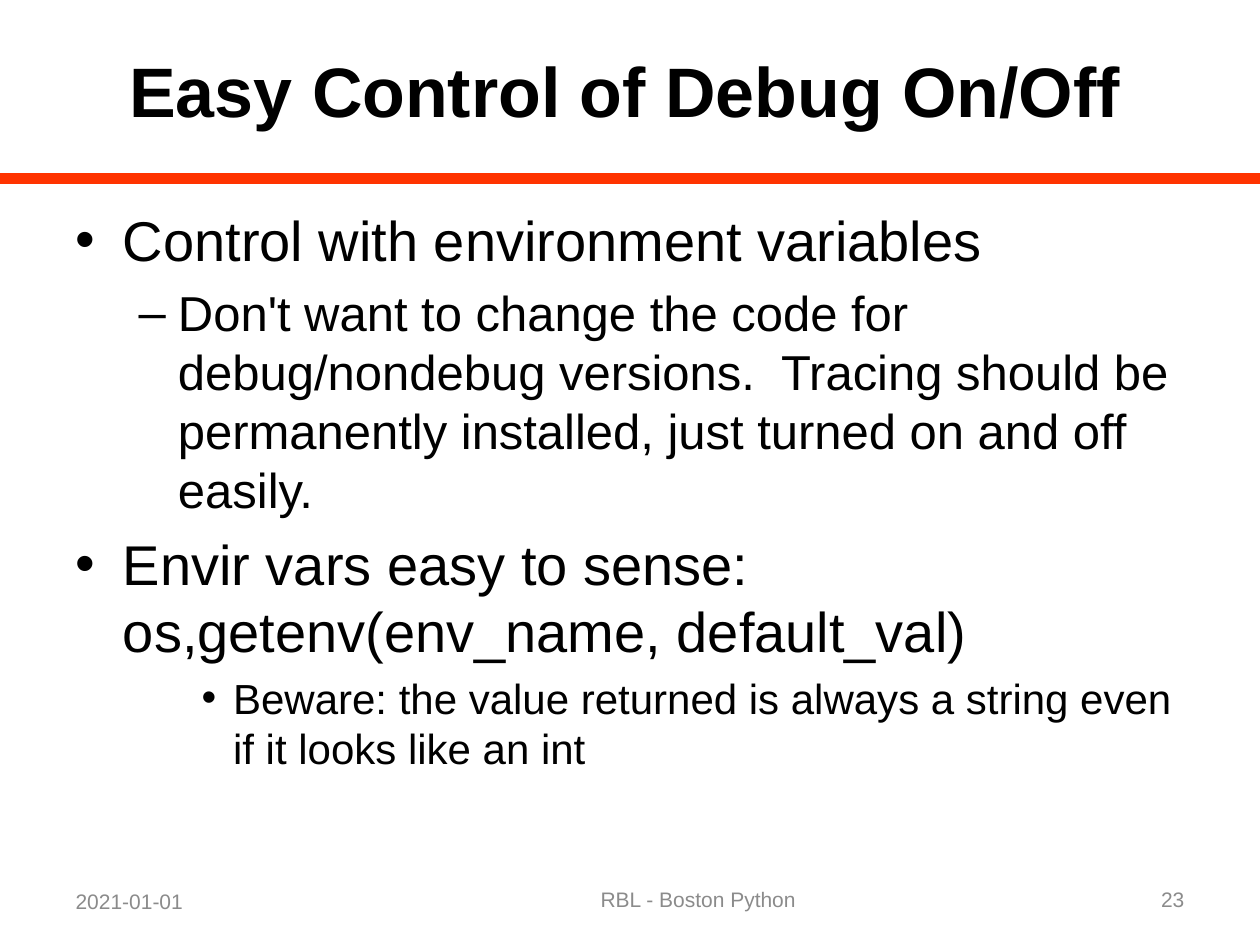
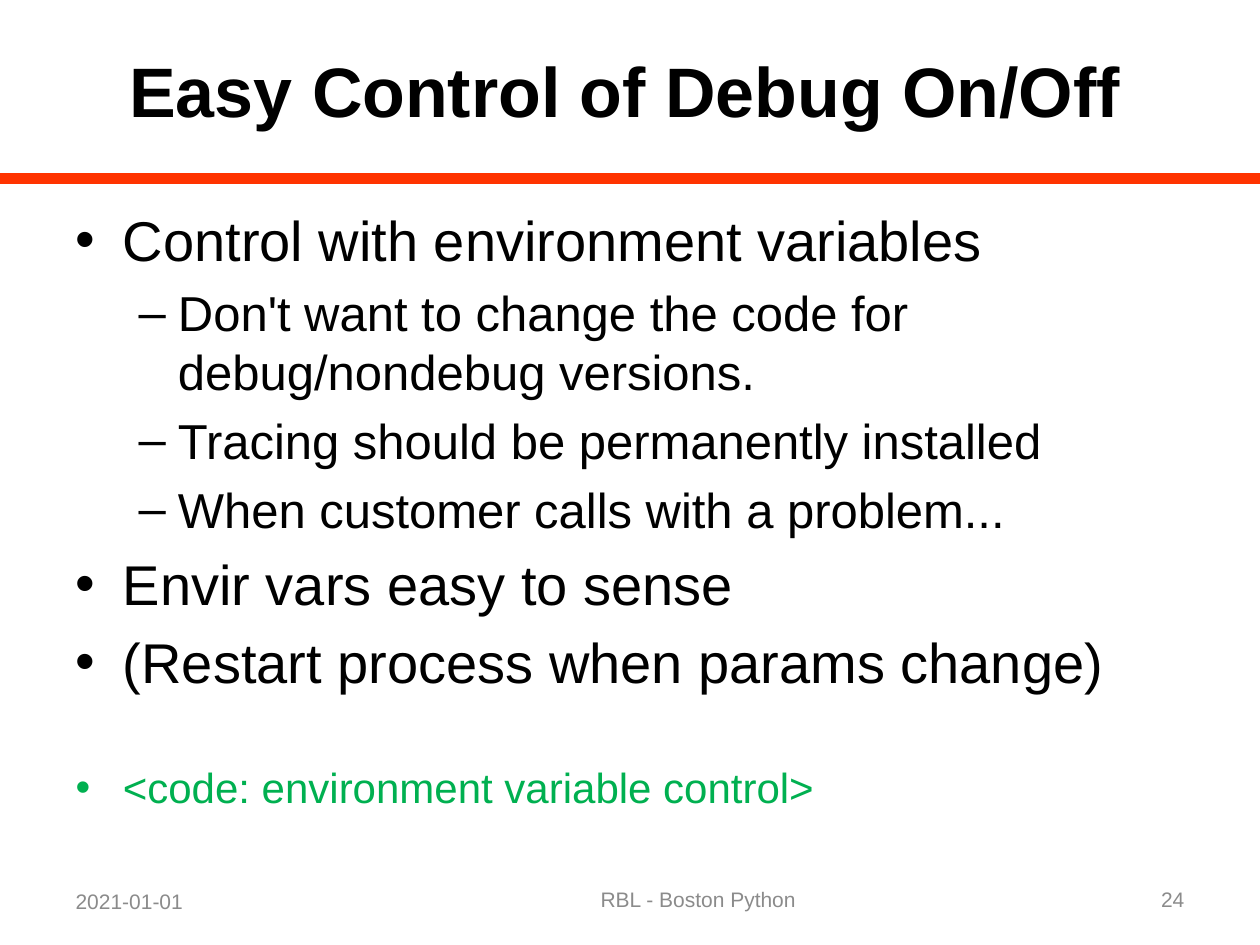
Before and after one commit to rblandau/NewTrace, a slide deck: slide 24 of docs/OfflineDebugging/A Dinosaur and a Python 02.pptx (slide 23 before the commit). Drawn at 1260x945 pixels with LibreOffice and Linux fonts; fonts in the diff are those of the drawing. Boxes give left, top, right and bottom in pixels: in the first picture for what was removed or moved away, otherwise in the second. Text is boxed around its words. In the diff, an @@ line names an element or a change of style, - is before the commit and + after.

```diff
--- a/docs/OfflineDebugging/A Dinosaur and a Python 02.pptx
+++ b/docs/OfflineDebugging/A Dinosaur and a Python 02.pptx
@@ text at box(123, 295, 1103, 804): text changed @@
-  – Don't want to change the code for debug/nondebug versions. Tracing should be permanently installed, just turned on and off easily.
-• Envir vars easy to sense: os,getenv(env_name, default_val)
-    • Beware: the value returned is always a string even if it looks like an int
+  – Don't want to change the code for debug/nondebug versions.
+  – Tracing should be permanently installed
+  – When customer calls with a problem...
+• Envir vars easy to sense
+• (Restart process when params change)
+• <code: environment variable control>
@@ page number at box(1161, 892, 1184, 907): text changed @@
-23
+24
```
Also in this commit, not shown: 15 other slides changed, 13 slides added, 1 other file.
